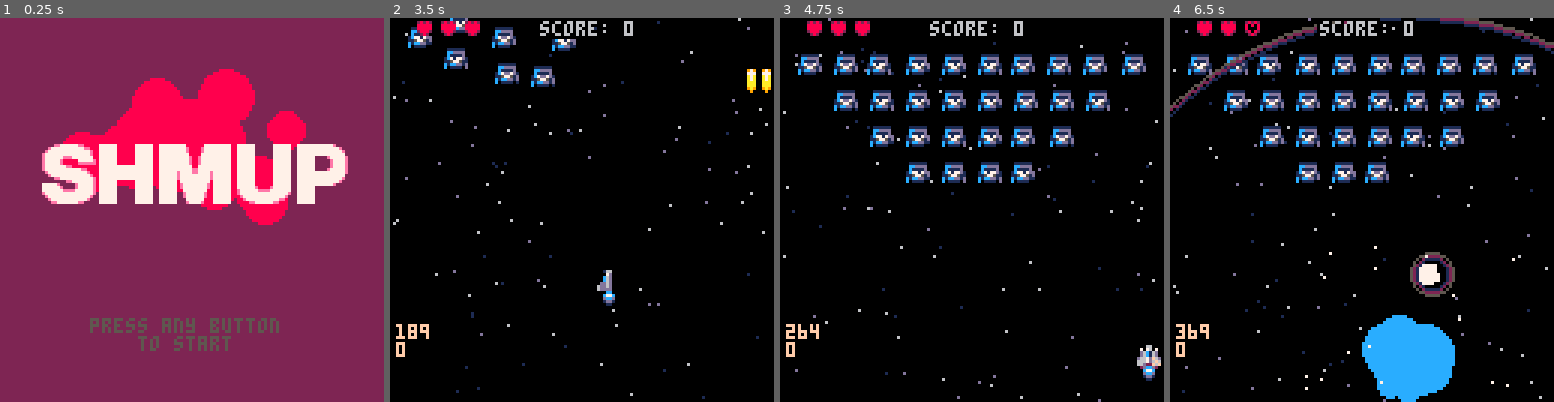
Above: before the commit, frames 1-4 (left to right).
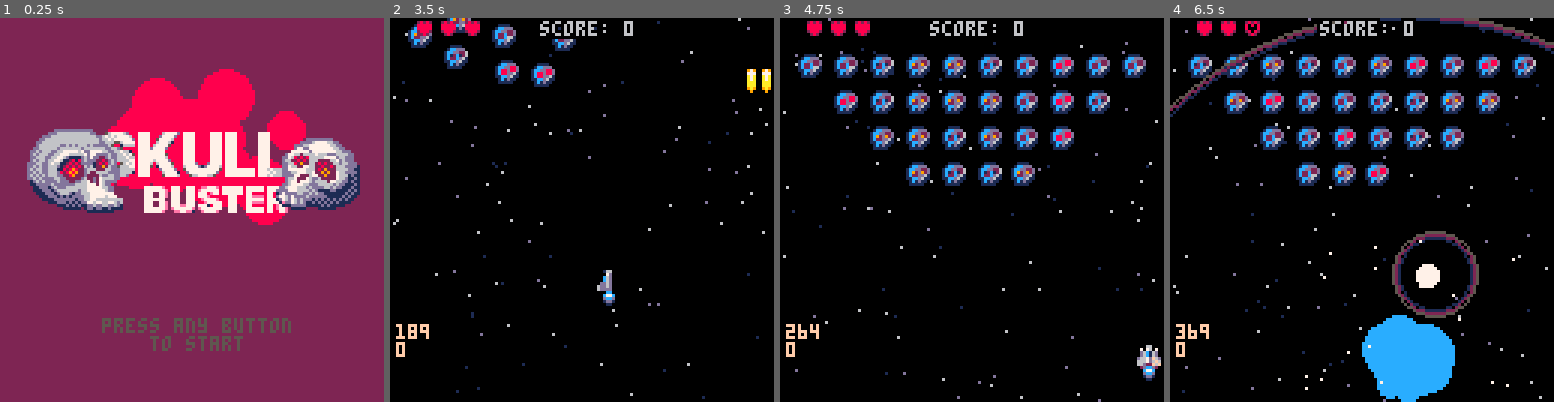
Above: after the commit, the same moments.

Repository: jimmac/pico-shed
Game: PICO-8 cartridge shmup.p8
The game is run twice, just before and just after one commit, with the same random seed, the same clock (stepped at 60 frames per second) and the same inputs.
Inputs:
- Up to frame 1 (0.25 s): no input
- Up to frame 2 (3.5 s): tap X (X key) at 0.33, 1.07, 1.85, 2.97 s; tap O (Z key) at 0.7, 1.7, 2.1, 2.5, 2.9, 3.3 s; hold Right 1.6-2.1 s; hold Up 2.15-2.42 s; hold Right 2.47-3.03 s; hold Left from 3.08 s (still down)
- Up to frame 3 (4.75 s): release Left at 3.58 s; hold Down 3.63-3.97 s; tap O (Z key) at 3.7, 4.1, 4.5 s; hold Right 4.02-4.68 s; tap X (X key) at 4.08 s; hold Up from 4.73 s (still down)
- Up to frame 4 (6.5 s): tap O (Z key) every 0.4 s from 4.9 to 6.1 s; release Up at 5.03 s; hold Left 5.08-5.68 s; tap X (X key) at 5.2, 6.32 s; hold Down 5.73-6.03 s; hold Right from 6.08 s (still down)

The runs differ from the first frame. In frame 1, 13% of the frame differs, in the area x 7-94%, y 28-87%; in frame 2, 1.2%; in frame 3, 6.5%; in frame 4, 8.2%.

Commit message:
fresh sprites

Diff:
--- a/shmup.p8
+++ b/shmup.p8
@@ -666,7 +666,7 @@
 	draw_logo(1)
 
 	print("press any button\
-    to start", 30,100,blink())
+    to start", 34,100,blink())
 end
 
 function draw_gameover()
@@ -675,8 +675,8 @@
 	print("\14 game over",36,41,1)
 	print("\14 game over",36,40,7)
 
-	print("press any button", 46,101,1)
-	print("press any button", 46,100,blink())
+	print("press any button", 36,101,1)
+	print("press any button", 36,100,blink())
 end
 
 function draw_youwin()
@@ -880,7 +880,9 @@
   myen.y+=(myen.posy-myen.y)/10
   myen.x+=(myen.posx-myen.x)/5
 
-  if myen.posy-myen.y<.9 then
+  if abs(myen.posy-myen.y)<.9 then
+  	myen.y=myen.posy --snap to final destination
+  	myen.x=myen.posx
    myen.mission="protec"
   end
 
Not shown, changed: 44 lines of the sprite sheet (__gfx__) section of shmup.p8
Not shown, changed: the sound effects (__sfx__) section of shmup.p8
